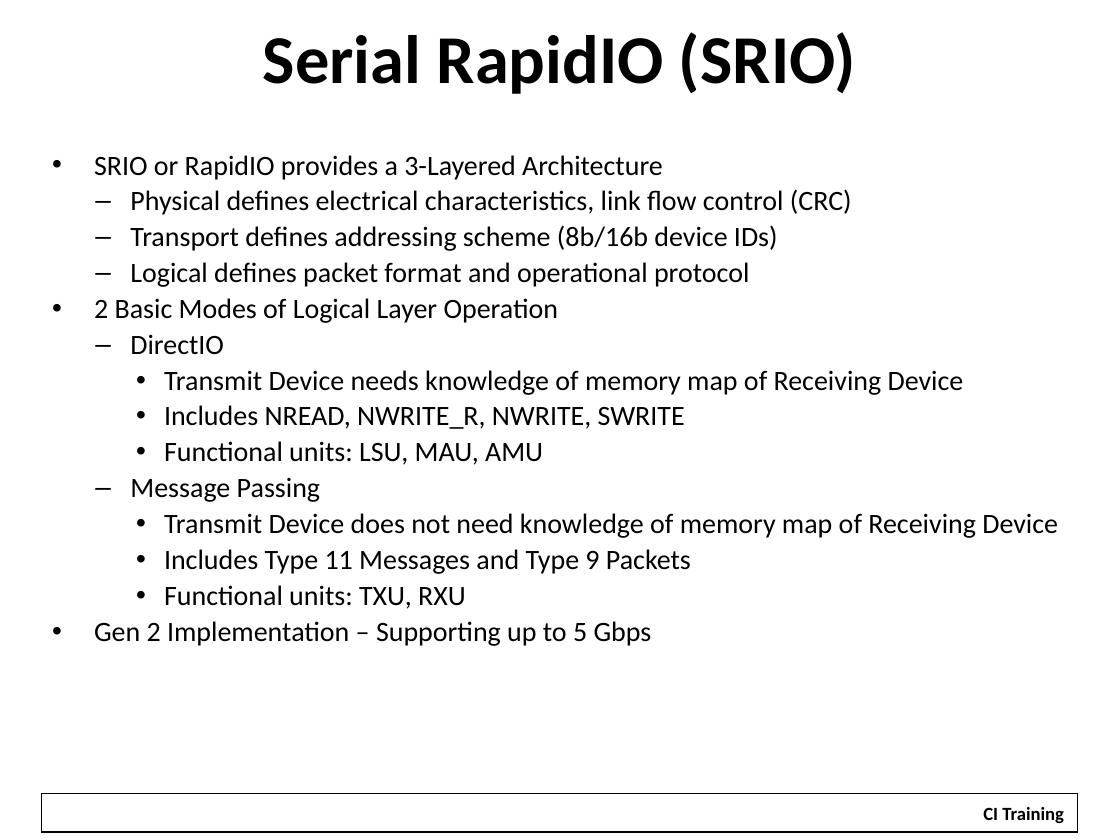
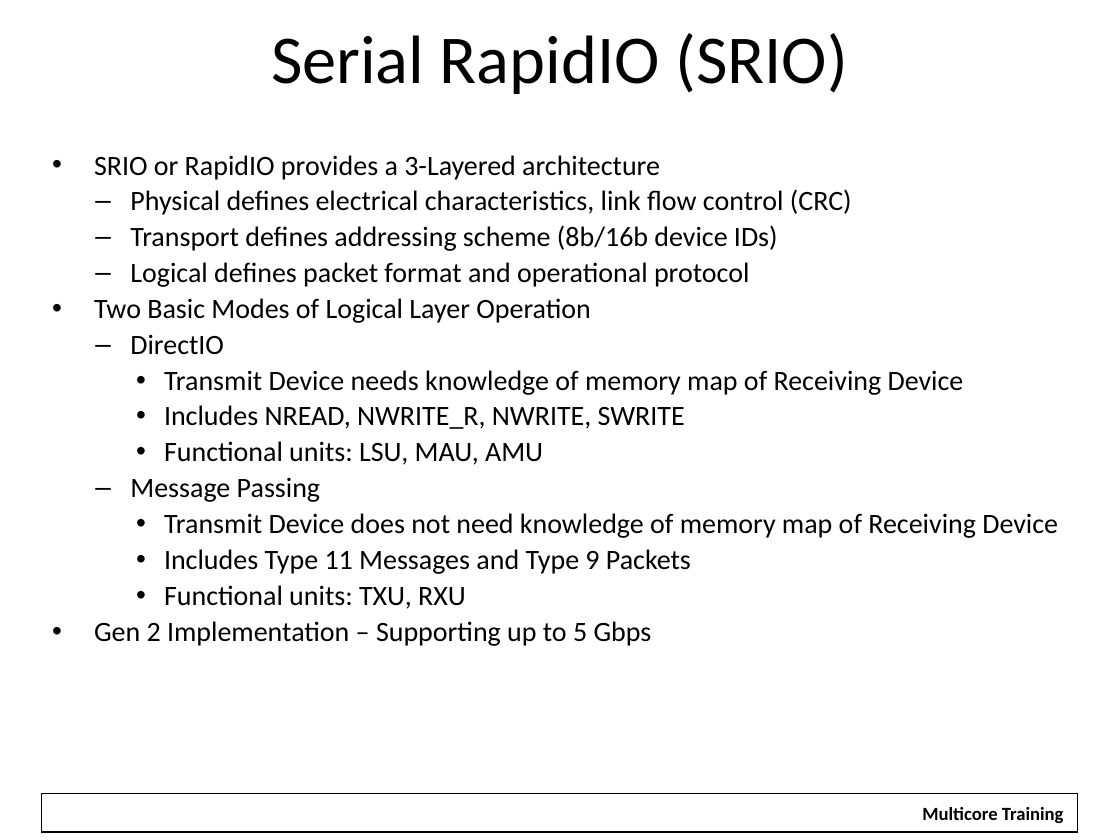
Before and after one commit to hari1989/keystone-workshop, a slide deck: slide 33 of slides/KeyStone Overview.pptx. Drawn at 1120x840 pixels with LibreOffice and Linux fonts; fonts in the diff are those of the drawing; background and template pictures are left out. Boxes give left, top, right and bottom in pixels: in the first picture for what was removed or moved away, otherwise in the second. Text is boxed around its words. In the diff, an @@ line names an element or a change of style, - is before the commit and + after.

Commit message:
Updates for Pittsburgh Training

```diff
--- a/slides/KeyStone Overview.pptx
+++ b/slides/KeyStone Overview.pptx
@@ title "Serial RapidIO (SRIO)" at [271,33,848,94]: bold off @@
@@ text at [94,155,660,180]: text changed @@
-• SRIO or RapidIO provides a 3-Layered Architecture
+• SRIO or RapidIO provides a 3-Layered architecture
@@ text at [94,298,591,323]: text changed @@
-• 2 Basic Modes of Logical Layer Operation
+• Two Basic Modes of Logical Layer Operation
@@ text at [922,807,1064,823]: text changed @@
-CI Training
+Multicore Training
```
Also in this commit, not shown: 64 other slides changed, 20 other files.
